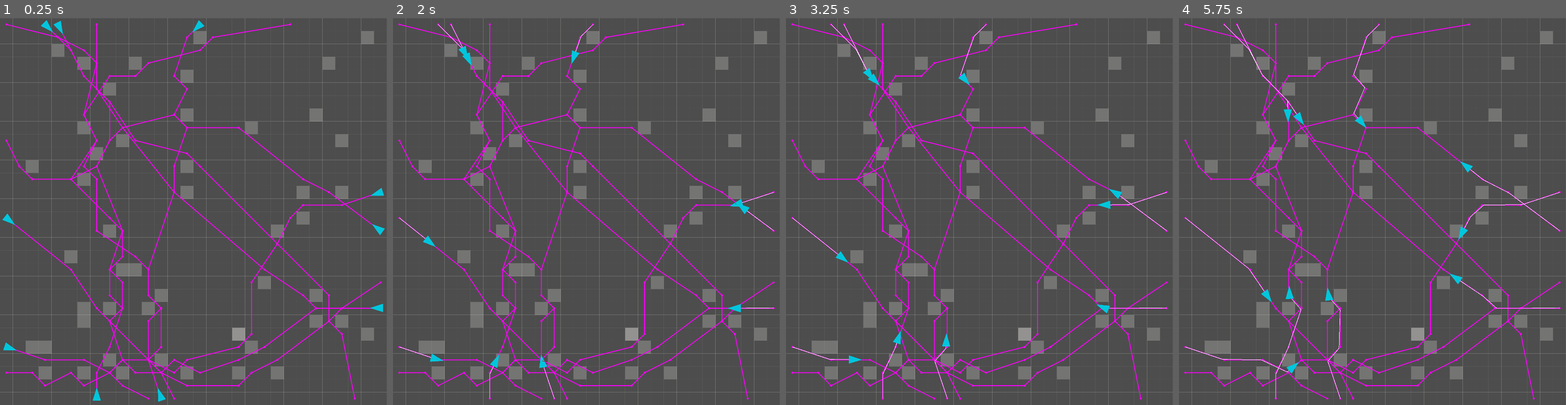
Above: before the commit, frames 1-4 (left to right).
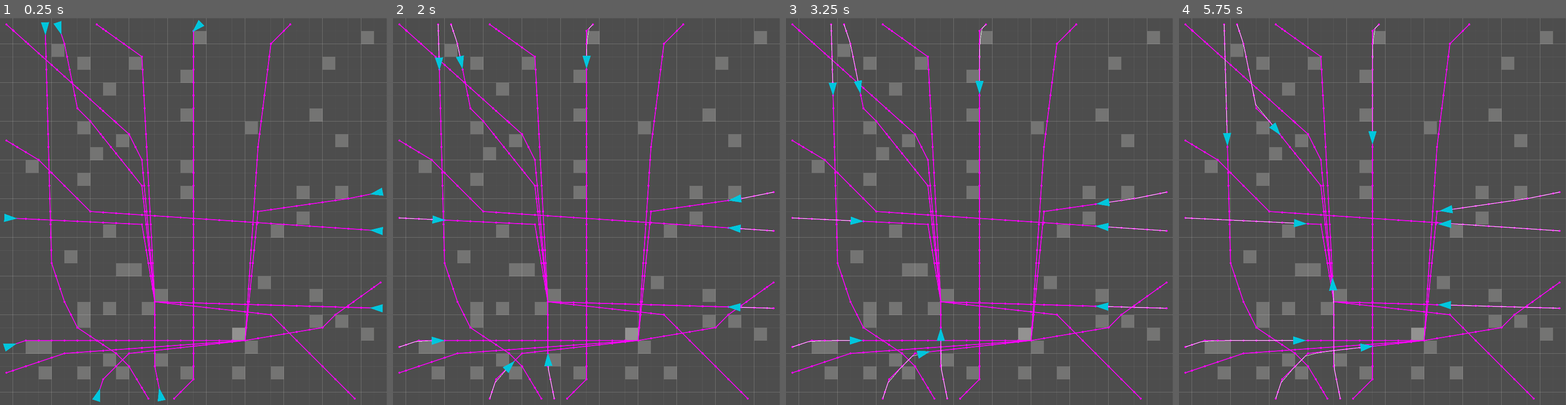
Above: after the commit, the same moments.

Repository: ewandos/godot-plugin-fluid-group-navigation
Game: Godot game, scene res://navigation_simulation.tscn
The game is run twice, just before and just after one commit, with the same random seed, the same clock (stepped at 60 frames per second) and the same inputs.
Inputs (mouse positions are in pixels of both pictures, inside the frame that each line leads up to):
- Up to frame 1 (0.25 s): no input
- Up to frame 2 (2 s): move the mouse to (671, 192) at 0.52 s; click (671, 192) at 0.67 s; drag from (509, 230) to (462, 45) at 1.27 s
- Up to frame 3 (3.25 s): move the mouse to (1018, 126) at 2.02 s; click (1018, 126) at 2.17 s; drag from (960, 288) to (867, 72) at 2.77 s
- Up to frame 4 (5.75 s): move the mouse to (1488, 269) at 3.52 s; click (1488, 269) at 3.67 s; drag from (1256, 153) to (1476, 211) at 4.27 s; move the mouse to (1391, 211) at 5.02 s; click (1391, 211) at 5.17 s

The runs differ from the first frame. In frame 1, 6.3% of the frame differs, in the area x 0-100%, y 0-100%; in frame 2, 6.7%; in frame 3, 6.7%; in frame 4, 6.9%, in the area x 1-99%, y 1-99%.
Error before the commit: Attempt to call function 'store_csv_line' in base 'null instance' on a null instance. (res://data_crawler.gd:69)

Commit message:
fixed pathfinding bugs

Diff:
--- a/data_crawler.gd
+++ b/data_crawler.gd
@@ -3,7 +3,7 @@
 
 signal all_agents_have_completed
 
-var _test_id
+var _test_attributes: TestAttributes
 var snap_unit := 0.00001
 var movement_infos := {}
 var agent_ids : Array[int] = []
@@ -11,13 +11,13 @@
 func _init() -> void:
 	set_process(false)
 
-func initialize(test_id: String, agents: Array[Agent]) -> void:
-	_test_id = test_id
+func initialize(test_attributes: TestAttributes) -> void:
+	_test_attributes = test_attributes
 
 	movement_infos.clear()
 	agent_ids.clear()
 
-	for agent in agents:
+	for agent in _test_attributes.agents:
 		movement_infos[agent.get_instance_id()] = MovementInfo.new()
 
 		if agent.path.size() == 0: await agent.path_pushed
@@ -60,11 +60,11 @@
 	if movement_infos[id].path != null:
 		movement_infos[id].path = path
 
-func export_data() -> void:
+func export_data_detailed() -> void:
 	var screenshot_image: Image = get_viewport().get_texture().get_image()
-	screenshot_image.save_jpg('res://../_logs/' + _test_id + '.jpg')
+	screenshot_image.save_jpg('res://../_logs/' + _test_attributes.test_id + '.jpg')
 
-	var file_name = _test_id + '.csv'
+	var file_name = _test_attributes.test_id + '.csv'
 	var file = FileAccess.open('res://../_logs/' + file_name, FileAccess.WRITE)
 	file.store_csv_line(['agent_id', 'calculated_path_length', 'traveled_path_length', 'path_lengths_diff', 'completion_time', 'mean_velocity', 'velocity_standard_deviation', 'collision_count'])
 
@@ -105,3 +105,91 @@
 
 	file.store_csv_line([])
 	file.store_csv_line(['mean', snappedf(mean_path_lengths, snap_unit), snappedf(mean_traveled_path_lengths, snap_unit),  …(236 unchanged characters)…
+
+
+func export_data_means() -> void:
+
+	## Calculations
+
+	var summed_calculated_path_lengths := 0.0
+	var summed_traveled_path_lengths := 0.0
+	var summed_path_lengths_diff := 0.0
+	var summed_completion_times_in_ms := 0.0
+	var summed_mean_velocity := 0.0
+	var summed_velocity_standard_deviations := 0.0
+	var summed_collision_count := 0.0
+
+	for agent_id in movement_infos.keys():
+		var calculated_path_length: float = movement_infos[agent_id].get_path_length()
+		var traveled_path_length: float = movement_infos[agent_id].get_traveled_path_length()
+		var path_lengths_diff: float = traveled_path_length - calculated_path_length
+		var completion_time_in_ms: float = movement_infos[agent_id].time_in_ms
+		var mean_velocity: float = movement_infos[agent_id].get_velocity_mean()
+		var velocity_standard_deviation: float = movement_infos[agent_id].get_velocity_standard_deviation()
+		var collision_count: float = movement_infos[agent_id].collision_count
+
+		summed_calculated_path_lengths += calculated_path_length
+		summed_traveled_path_lengths += traveled_path_length
+		summed_path_lengths_diff += path_lengths_diff
+		summed_completion_times_in_ms += completion_time_in_ms
+		summed_mean_velocity += mean_velocity
+		summed_velocity_standard_deviations += velocity_standard_deviation
+		summed_collision_count += collision_count
+
+	var mean_path_lengths := summed_calculated_path_lengths / movement_infos.size()
+	var mean_traveled_path_lengths := summed_traveled_path_lengths / movement_infos.size()
+	var mean_path_lengths_diffs := summed_path_lengths_diff / movement_infos.size()
+	var mean_completion_times_in_ms := summed_completion_times_in_ms / movement_infos.size()
+	var mean_mean_velocity := summed_mean_velocity / movement_infos.size()
+	var mean_velocity_standard_deviations := summed_velocity_standard_deviations / movement_infos.size()
+	var mean_collision_count := summed_collision_count / movement_infos.size()
+
+
+	var percentage_of_blocked_cells := (_test_attributes.blocked_cells_count / (_test_attributes.map_size.x * _test_attributes.map_size.y)) * 100
+	## Export
+
+	var iteration_id: String = (var_to_str(_test_attributes.seed) + '_' + var_to_str(_test_attributes.iteration)) if _test_attributes.seed != null else _test_attributes.map_name
+
+	var screenshot_image: Image = get_viewport().get_texture().get_image()
+	screenshot_image.save_jpg('res://../_logs/' + _test_attributes.test_id + '_' + iteration_id + '.jpg')
+#
+
+	var file_name = _test_attributes.agent_name + '.csv'
+	var path = 'res://../_logs/' + file_name
+	var file_exists_already := FileAccess.file_exists(path)
+	var file: FileAccess
+
+	if not file_exists_already:
+		file = FileAccess.open('res://../_logs/' + file_name, FileAccess.WRITE)
+		file.store_csv_line([
+			'test_id',
+			'iteration_id',
+			'percentage_of_blocked_cells',
+			'agent_count',
+			'mean_calculated_path_length',
+			'mean_traveled_path_lengths',
+			'mean_path_lengths_diffs',
+			'mean_completion_times_in_ms',
+			'mean_mean_velocity',
+			'mean_velocity_standard_deviations',
+			'mean_collision_count'
+		])
+	else:
+		file =  FileAccess.open('res://../_logs/' + file_name, FileAccess.READ_WRITE)
+		file.seek_end()
+
+	file.store_csv_line([
+		_test_attributes.test_id,
+		iteration_id,
+		snappedf(percentage_of_blocked_cells, snap_unit),
+		_test_attributes.agent_count,
+		snappedf(mean_path_lengths, snap_unit),
+		snappedf(mean_traveled_path_lengths, snap_unit),
+		snappedf(mean_path_lengths_diffs, snap_unit),
+		snappedf(mean_completion_times_in_ms, snap_unit),
+		snappedf(mean_mean_velocity, snap_unit),
+		snappedf(mean_velocity_standard_deviations, snap_unit),
+		snappedf(mean_collision_count, snap_unit)
+	])
+
+	file.close()
--- a/level_editor.gd
+++ b/level_editor.gd
@@ -83,8 +83,8 @@
 
 
 func _draw() -> void:
-	draw_line(Vector2(navigation_grid.size.x / 2 * navigation_grid.cell_size.x, 0), Vector2(navigation_grid.size.x / 2 * navigation_grid.cell_size.x, navigation_grid.size.y * navigation_grid.cell_size.y), Color.RED, 5)
-	draw_line(Vector2(0, navigation_grid.size.y / 2 * navigation_grid.cell_size.y), Vector2(navigation_grid.size.x * navigation_grid.cell_size.x, navigation_grid.size.y / 2 * navigation_grid.cell_size.y), Color.RED, 5)
+	draw_line(Vector2(navigation_grid.size.x / 2 * navigation_grid.cell_size.x, 0), Vector2(navigation_grid.size.x / 2 * navigation_grid.cell_size.x, navigation_grid.size.y * navigation_grid.cell_size.y), Color.BLACK, 5)
+	draw_line(Vector2(0, navigation_grid.size.y / 2 * navigation_grid.cell_size.y), Vector2(navigation_grid.size.x * navigation_grid.cell_size.x, navigation_grid.size.y / 2 * navigation_grid.cell_size.y), Color.BLACK, 5)
 
 	if current_unit_route.size() == 1:
 		var start_point = navigation_grid.get_world_position(current_unit_route[0])
--- a/level_editor.tscn
+++ b/level_editor.tscn
@@ -1,7 +1,8 @@
-[gd_scene load_steps=8 format=3 uid="uid://deui648kyhhbx"]
+[gd_scene load_steps=9 format=3 uid="uid://deui648kyhhbx"]
 
 [ext_resource type="Script" path="res://addons/fluid_navigation_system/scripts/navigation_grid_2d.gd" id="1_3vg6i"]
 [ext_resource type="Script" path="res://level_editor.gd" id="1_xxgit"]
+[ext_resource type="Texture2D" uid="uid://btu4jf4cosvf7" path="res://tile.jpg" id="2_blx5e"]
 [ext_resource type="Script" path="res://save_map_input.gd" id="3_wrqnk"]
 [ext_resource type="Script" path="res://load_map.gd" id="4_3t7bf"]
 [ext_resource type="Script" path="res://map_list.gd" id="4_k27gk"]
@@ -26,11 +27,19 @@
 [node name="MapEditor" type="Node2D"]
 script = ExtResource("1_xxgit")
 
+[node name="Sprite2D" type="Sprite2D" parent="."]
+show_behind_parent = true
+z_index = -2
+position = Vector2(966.5, 966.5)
+scale = Vector2(31.2031, 31.2031)
+texture = ExtResource("2_blx5e")
+
 [node name="NavigationGrid2D" type="Node2D" parent="."]
 script = ExtResource("1_3vg6i")
 size = Vector2i(30, 30)
 offset = Vector2(32, 32)
 blocked_cells = PackedVector2Array()
+grid_color = Color(0, 0, 0, 1)
 
 [node name="UI" type="CanvasLayer" parent="."]
 offset = Vector2(-960, -960)
--- a/navigation_simulation.gd
+++ b/navigation_simulation.gd
@@ -3,7 +3,8 @@
 signal completed_suite
 enum Directions {TOP, RIGHT, BOTTOM, LEFT}
 
-@export var export_data := false
+@export var export_data := DataExport.DETAILED
+
 @export_range(1, 20) var random_iterations := 10
 @export_range(0, 100) var random_blocked_cells := 10
 @export_range(1, 20) var agent_count := 5
@@ -19,19 +20,29 @@
 var test_index := 0
 var test_hash: int = Time.get_datetime_string_from_system().hash()
 const NOT_FOUND = -1
+var random_seed := 1602
 
 var units: Array[Unit] = []
 var data_crawler: DataCrawler
 
+enum DataExport {
+	NONE,
+	DETAILED,
+	MEANS
+}
+
 func _ready() -> void:
 	randomize()
-	seed(1602)
+	seed(random_seed)
 	initialize_test()
 
 func initialize_test() -> void:
 	var should_use_predefined_maps: bool = test_index < predefined_maps.size()
 	var should_use_random_map: bool = not should_use_predefined_maps and test_index < (predefined_maps.size() + random_iterations)
 	var test_id: String
+	var test_attributes := TestAttributes.new()
+
+	test_attributes.agent_name = unit._bundled['names'][0]
 
 	if should_use_predefined_maps:
 		var map: Map = predefined_maps[test_index]
@@ -52,14 +63,17 @@
 			unit_instance.move_to(target_world_position)
 			add_child(unit_instance)
 
-		test_id = unit._bundled['names'][0] + '_' + var_to_str(test_hash) + '_' + var_to_str(test_index) + '_' + map.name
+		test_id = var_to_str(test_hash)
+
+		test_attributes.map_name = map.name
+		test_attributes.blocked_cells_count = map.blocked_cells.size()
 
 	elif should_use_random_map:
 
 		var starting_cells := []
 		var target_cells := []
 
-		test_id = unit._bundled['names'][0] + '_' + var_to_str(test_hash) + '_' + var_to_str(test_index)
+		test_id = var_to_str(test_hash)
 
 		# place random blocked cells
 		var blocked_cells := PackedVector2Array()
@@ -70,6 +84,10 @@
 
 		navigation_grid.blocked_cells = blocked_cells
 		rvo_navigation_grid.blocked_cells = blocked_cells
+
+		test_attributes.blocked_cells_count = blocked_cells.size()
+		test_attributes.seed = random_seed
+		test_attributes.iteration = test_index
 
 		# place random units
 		for i in agent_count:
@@ -101,7 +119,12 @@
 
 	if export_data:
 		data_crawler = DataCrawler.new()
-		data_crawler.initialize(test_id, agents)
+		test_attributes.test_id = test_id
+		test_attributes.agents = agents
+		test_attributes.map_size = navigation_grid.size
+		test_attributes.agent_count = agents.size()
+
+		data_crawler.initialize(test_attributes)
 		data_crawler.all_agents_have_completed.connect(_on_all_agents_have_completed)
 		add_child(data_crawler)
 
@@ -114,8 +137,12 @@
 func _on_all_agents_have_completed() -> void:
 	print('Completed test #' , test_index, '.')
 
-	if export_data:
-		data_crawler.export_data()
+	if export_data != DataExport.NONE:
+
+		if export_data == DataExport.DETAILED:
+			data_crawler.export_data_detailed()
+		elif export_data == DataExport.MEANS:
+			data_crawler.export_data_means()
 		data_crawler.queue_free()
 
 	navigation_grid.clear_grid()
--- a/navigation_simulation.tscn
+++ b/navigation_simulation.tscn
@@ -1,8 +1,7 @@
-[gd_scene load_steps=12 format=3 uid="uid://luiwa6h1wsyb"]
+[gd_scene load_steps=11 format=3 uid="uid://luiwa6h1wsyb"]
 
 [ext_resource type="Script" path="res://navigation_simulation.gd" id="1_ukg6q"]
-[ext_resource type="Resource" path="res://maps/boulder.tres" id="2_ybmtf"]
-[ext_resource type="PackedScene" uid="uid://c734snpky5ut" path="res://path_follow_unit.tscn" id="3_ych0t"]
+[ext_resource type="PackedScene" uid="uid://ce568we44kog0" path="res://rvo_unit.tscn" id="2_o6lm2"]
 [ext_resource type="PackedScene" uid="uid://inoa5k7pf6n1" path="res://breadcrumps_renderer.tscn" id="5_edxfc"]
 [ext_resource type="Texture2D" uid="uid://btu4jf4cosvf7" path="res://tile.jpg" id="6_ai07o"]
 [ext_resource type="Script" path="res://rvo_navigation_grid.gd" id="8_j66tg"]
@@ -27,13 +26,12 @@
 
 [node name="NavigationSimulation" type="Node2D"]
 script = ExtResource("1_ukg6q")
-export_data = true
+export_data = 2
 random_iterations = 2
 random_blocked_cells = 50
 agent_count = 10
 test_margin = 1
-predefined_maps = Array[Resource("res://map.gd")]([ExtResource("2_ybmtf")])
-unit = ExtResource("3_ych0t")
+unit = ExtResource("2_o6lm2")
 
 [node name="NavigationGrid2D" parent="." instance=ExtResource("9_hjlqq")]
 position = Vector2(0, 1)
--- a/pathfinder/theta_star_grid.gd
+++ b/pathfinder/theta_star_grid.gd
@@ -69,7 +69,7 @@
 
 
 			if use_theta and is_in_line_of_sight(came_from[current], neighbor_pos):
-				var tentative_g_score = g_score[current] + came_from[current].distance_to(neighbor_pos)
+				var tentative_g_score = g_score[came_from[current]] + came_from[current].distance_to(neighbor_pos)
 
 				if neighbor_pos not in open_set:
 					open_set.append(neighbor_pos)
@@ -82,7 +82,7 @@
 
 			else:
 				# Calculate the tentative g_score based on the movement direction
-				var tentative_g_score = g_score[current] + (1.414 if direction.x != 0 && direction.y != 0 else 1)
+				var tentative_g_score = g_score[current] + current.distance_to(neighbor_pos)
 
 				if neighbor_pos not in open_set:
 					open_set.append(neighbor_pos)
--- a/rvo_agent.tscn
+++ b/rvo_agent.tscn
@@ -3,7 +3,7 @@
 [ext_resource type="Script" path="res://agent_wrapper.gd" id="2_mfmn4"]
 
 [sub_resource type="CircleShape2D" id="CircleShape2D_q2unb"]
-radius = 32.0
+radius = 30.0
 
 [node name="RvoAgent" type="Node2D"]
 script = ExtResource("2_mfmn4")
@@ -11,8 +11,8 @@
 [node name="NavigationAgent2D" type="NavigationAgent2D" parent="." groups=["agent"]]
 target_desired_distance = 20.0
 avoidance_enabled = true
-radius = 40.0
-time_horizon_agents = 2.0
+radius = 30.0
+neighbor_distance = 100.0
 
 [node name="CollisionCheck" type="Area2D" parent="."]
 
--- /dev/null
+++ b/test_atttributes.gd
@@ -0,0 +1,12 @@
+class_name TestAttributes
+extends Resource
+
+var test_id: String
+var blocked_cells_count: float
+var map_size: Vector2i
+var agent_count: int
+var map_name: String
+var seed: int
+var iteration: int
+var agents: Array[Agent]
+var agent_name: String
Not shown, changed: addons/fluid_navigation_system/scripts/forces/avoidance_force.gd
